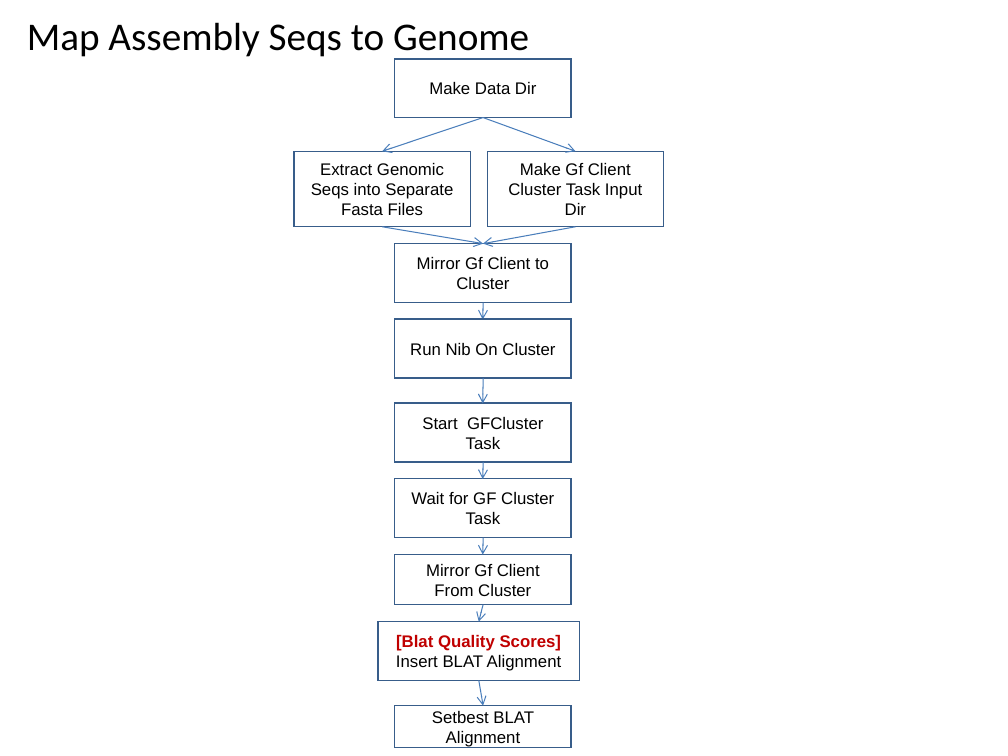
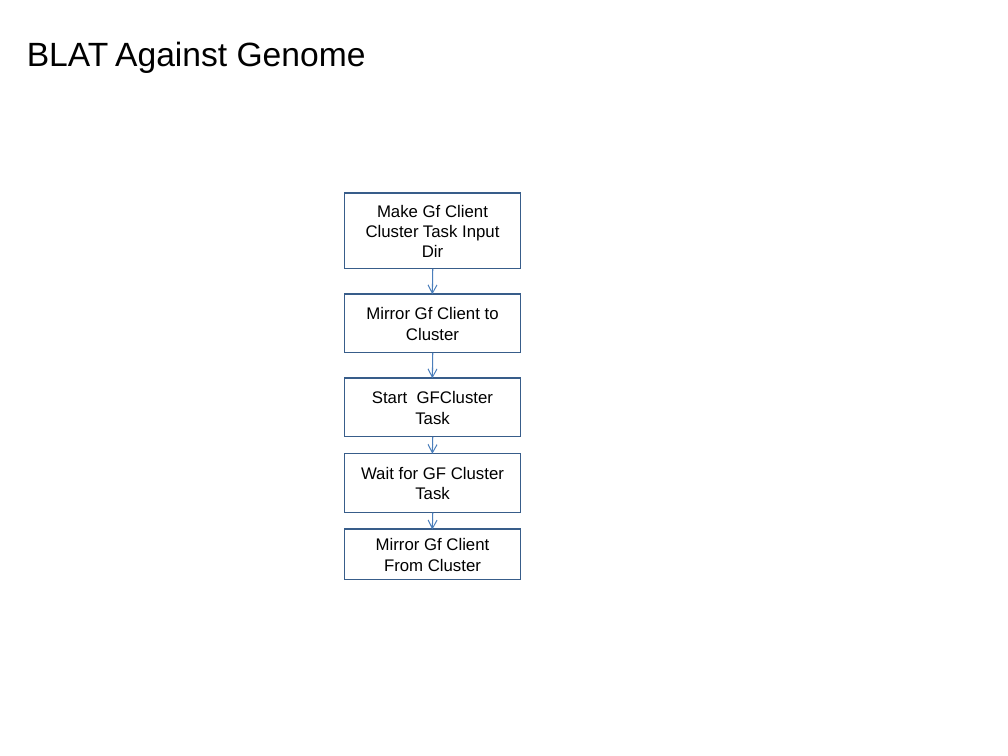
Before and after one commit to VEuPathDB/ApiCommonWorkflow, a slide deck: slide 56 of Main/doc/IntegratedWorkflow.ppt (slide 58 before the commit). Drawn at 1008x756 pixels with LibreOffice and Linux fonts; fonts in the diff are those of the drawing. Boxes give left, top, right and bottom in pixels: in the first picture for what was removed or moved away, otherwise in the second. Text is boxed around its words. In the diff, an @@ line names an element or a change of style, - is before the commit and + after.

Commit message:
adjust graph for blat against genome

```diff
--- a/Main/doc/IntegratedWorkflow.ppt
+++ b/Main/doc/IntegratedWorkflow.ppt
@@ title removed at (27,22,529,61) @@
-Map Assembly Seqs to Genome
@@ title added at (27,41,366,73), 24 pt, text #000000 @@
+BLAT Against Genome
@@ rectangle removed at (395,58,572,117) @@
-Make Data Dir
@@ arrow removed from (483, 118) to (382, 151) @@
@@ arrow removed from (483, 118) to (576, 151) @@
@@ rectangle removed at (294,151,471,227) @@
-Extract Genomic Seqs into Separate Fasta Files
@@ rectangle "Make Gf Client Cluster Task ...": place and size @@
-rectangle "Make Gf Client Cluster Task ..." at (487,151,663,227)
+rectangle "Make Gf Client Cluster Task ..." at (345,194,521,269)
@@ arrow removed from (382, 227) to (483, 244) @@
@@ arrow removed from (576, 227) to (483, 244) @@
@@ arrow moved from (483, 302) - (483, 320) to (432, 269) - (432, 294) @@
@@ rectangle "Mirror Gf Client to Cluster": place and size @@
-rectangle "Mirror Gf Client to Cluster" at (395,244,572,302)
+rectangle "Mirror Gf Client to Cluster" at (345,294,521,353)
@@ rectangle removed at (395,320,572,378) @@
-Run Nib On Cluster
@@ 3 rectangles, 3 arrows: place and size @@
-3 rectangles, 3 arrows at (395,378,572,605)
+3 rectangles, 3 arrows at (345,353,521,580)
@@ rectangle removed at (378,622,580,680) @@
-[Blat Quality Scores]
-Insert BLAT Alignment
@@ arrow removed from (483, 605) to (479, 622) @@
@@ arrow removed from (479, 680) to (483, 706) @@
@@ rectangle removed at (395,706,572,748) @@
-Setbest BLAT Alignment
```
Also in this commit, not shown: 3 other slides changed, 1 slide added.
